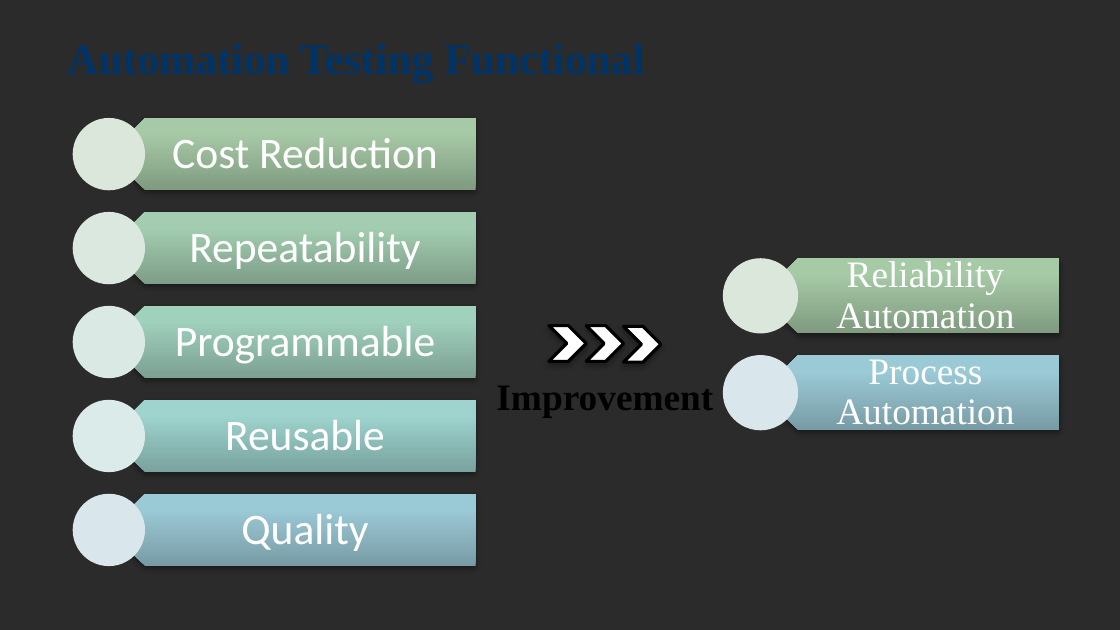
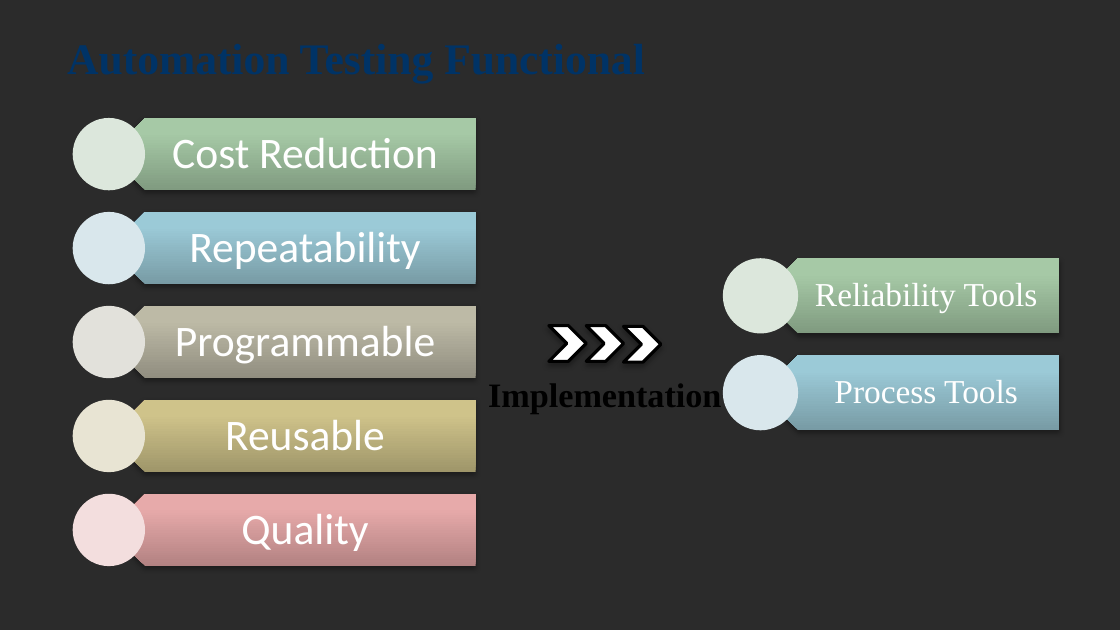
Before and after one commit to jackiejay888/automation, a slide deck: slide 3 of kpi/Automation Testing_Demo/Automation Testing_20200316.pptx. Drawn at 1120x630 pixels with LibreOffice and Linux fonts; fonts in the diff are those of the drawing; background and template pictures are left out; a plain dark background stands for a picture behind light text. Boxes give left, top, right and bottom in pixels: in the first picture for what was removed or moved away, otherwise in the second. Text is boxed around its words. In the diff, an @@ line names an element or a change of style, - is before the commit and + after.

Commit message:
Update the kpi

```diff
--- a/kpi/Automation Testing_Demo/Automation Testing_20200316.pptx
+++ b/kpi/Automation Testing_Demo/Automation Testing_20200316.pptx
@@ ellipse at <box>73,212,146,284</box>: fill #DBE9DF to #D9E8EC @@
@@ pentagon arrow at <box>109,212,475,284</box>: fill gradient #7E9E88 to #A4CDB0 to #A4CFB1 to gradient #789CA6 to #9CCBD7 to #9CCCD9 @@
@@ text at <box>815,283,1038,313</box>: text changed; size 24 to 21.5 pt @@
-Reliability Automation
+Reliability Tools
@@ ellipse at <box>73,306,146,379</box>: fill #DBEAE4 to #E2E2DC @@
@@ pentagon arrow at <box>109,306,475,379</box>: fill gradient #7CA192 to #A1D1BE to #A1D2BF to gradient #918F81 to #BDBAA7 to #BEBBA7 @@
@@ text at <box>488,384,721,414</box>: text changed; size 24 to 22 pt @@
-Improvement
+Implementation
@@ text at <box>834,380,1018,403</box>: text changed; size 24 to 21.5 pt @@
-Process Automation
+Process Tools
@@ ellipse at <box>73,400,146,473</box>: fill #DAEBEA to #E8E4D3 @@
@@ pentagon arrow at <box>109,400,475,473</box>: fill gradient #7AA39F to #9FD4CF to #9ED6D1 to gradient #A0976B to #D0C48A to #D2C68A @@
@@ ellipse at <box>73,494,146,567</box>: fill #D9E8EC to #F4DFDF @@
@@ pentagon arrow at <box>109,494,475,567</box>: fill gradient #789CA6 to #9CCBD7 to #9CCCD9 to gradient #B38383 to #E8AAAA to #EAAAAA @@
```
Also in this commit, not shown: 3 other slides changed, 3 slides added, 2 slides removed.
